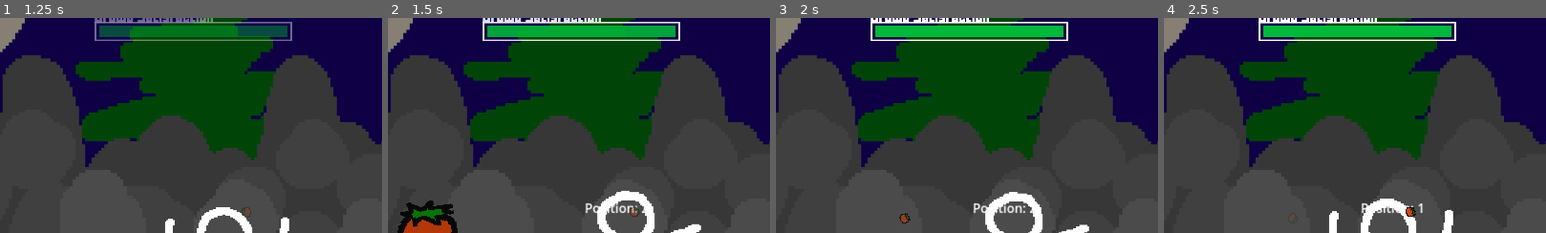
Above: before the commit, frames 1-4 (left to right).
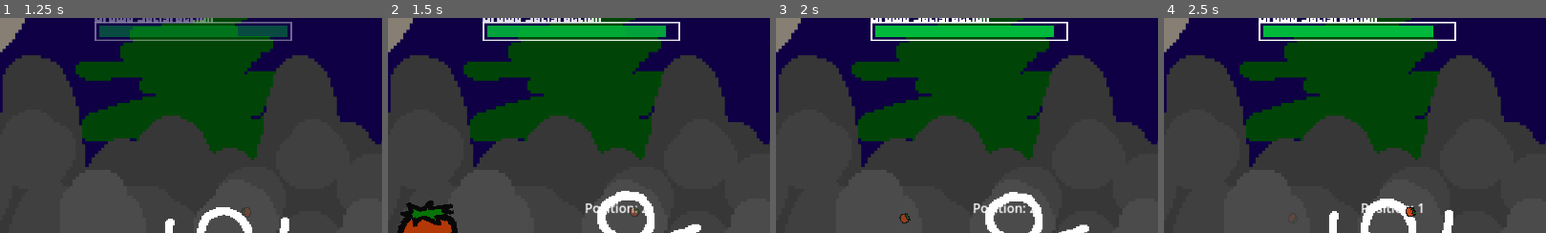
Above: after the commit, the same moments.

Repository: Quarticore/UntitledTomatoGame
Game: Godot game, scene res://scenes/main.tscn
Two runs of this game, one before a commit and one after it. Both use one fixed random seed, a clock stepped at 60 frames per second and the inputs below. The engine's default icon, where the game draws it, is replaced by a stand-in: a white triangle on a blue panel in a dark square. Sound files missing from this copy of the repository are replaced by a short silence.
Inputs (mouse positions are % of the whole screen's width and height, from its top left):
- Up to frame 1 (1.25 s): move the mouse to (27, 40) at 0.52 s; hold D (InputRight) from 0.53 s (still down); click (27, 40) at 0.6 s
- Up to frame 2 (1.5 s): move the mouse to (100, 85) at 1.27 s; release D (InputRight) at 1.28 s; hold A (InputLeft) from 1.28 s (still down); tap S (InputMiddle) at 1.35 s; click (100, 85) at 1.42 s
- Up to frame 3 (2 s): keep holding A (InputLeft)
- Up to frame 4 (2.5 s): move the mouse to (60, 28) at 2.02 s; release A (InputLeft) at 2.03 s; hold D (InputRight) from 2.03 s (still down); click (60, 28) at 2.1 s
The pictures show only the part of the screen within x 24-74%, y 8-58%; the shares and areas given below are measured in that part.

Frame 1 is identical in both runs. In frame 2, 0.1% of the frame differs, in the area x 72-76%, y 3-9%; in frame 3, 0.1%; in frame 4, 0.3%, in the area x 70-76%, y 3-9%.

Commit message:
fix: position

Diff:
--- a/scenes/main.tscn
+++ b/scenes/main.tscn
@@ -20,21 +20,21 @@
 [sub_resource type="Resource" id="Resource_yb7fm"]
 script = ExtResource("4_wvsy8")
 chance_to_change = 1.0
-valid_positions = [Vector3(1, 0, 0), Vector3(0, 1, 0), Vector3(0, 0, 1)]
+valid_positions = [Vector3(0, 1, 1), Vector3(1, 0, 1), Vector3(1, 1, 0)]
 maybe_change_every_x_beats = 3
 reduction_per_hit = 5.0
 
 [sub_resource type="Resource" id="Resource_yb2n4"]
 script = ExtResource("4_wvsy8")
 chance_to_change = 2.0
-valid_positions = [Vector3(1, 0, 0), Vector3(0, 1, 0), Vector3(0, 0, 1)]
+valid_positions = [Vector3(0, 1, 1), Vector3(1, 0, 1), Vector3(1, 1, 0)]
 maybe_change_every_x_beats = 1
 reduction_per_hit = 3.5
 
 [sub_resource type="Resource" id="Resource_exxfo"]
 script = ExtResource("4_wvsy8")
 chance_to_change = 1.0
-valid_positions = [Vector3(1, 0, 0), Vector3(0, 1, 0), Vector3(0, 0, 1)]
+valid_positions = [Vector3(0, 1, 1), Vector3(1, 0, 1), Vector3(1, 1, 1)]
 maybe_change_every_x_beats = 2
 reduction_per_hit = 2.0
 
